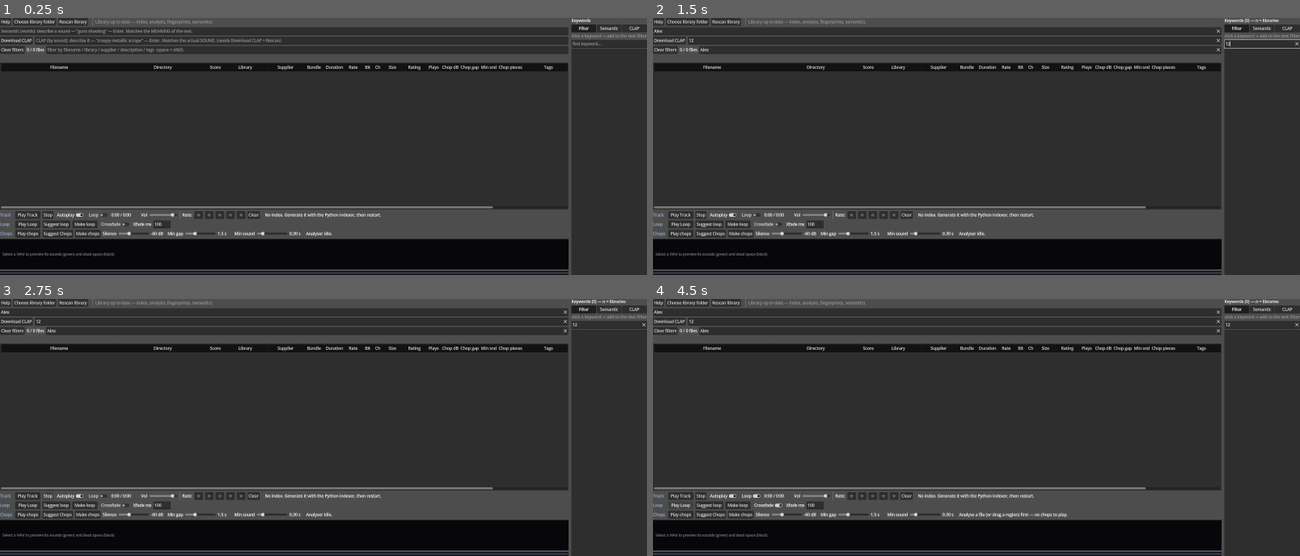
Above: before the commit, frames 1-4 (two rows, left to right).
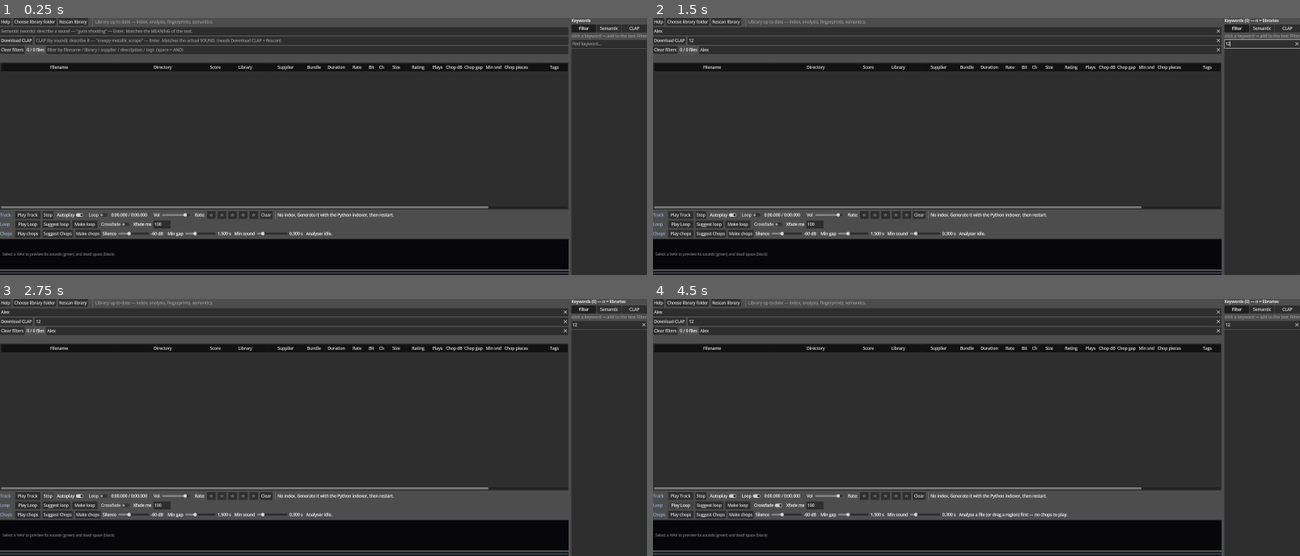
Above: after the commit, the same moments.

Repository: benedictcarter/sound_lib
Game: Godot game, scene res://main.tscn
Two runs of this game, one before a commit and one after it. Both use one fixed random seed, a clock stepped at 60 frames per second and the inputs below.
Inputs (mouse positions are in pixels of both pictures, inside the frame that each line leads up to):
- Up to frame 1 (0.25 s): no input
- Up to frame 2 (1.5 s): click (937, 30) at 0.52 s; type "Alex" at 0.6 s; click (957, 41) at 0.75 s; type "12" at 0.83 s; click (963, 48) at 0.98 s; type "Alex" at 1.07 s; click (1261, 43) at 1.27 s; type "12" at 1.35 s
- Up to frame 3 (2.75 s): click "Stop" at 2 s
- Up to frame 4 (4.5 s): click "Play Track" at 2.75 s; click "Play Track" at 3.5 s; click "Play Loop" at 4.25 s

The runs differ from the first frame. In frame 1, 0.8% of the frame differs, in the area x 18-87%, y 18-85%; in frame 2, 0.8%; in frame 3, 0.8%; in frame 4, 0.8%.

Commit message:
Show times to the millisecond across the GUI
_fmt_time renders m:ss.mmm — Duration column, transport position/length, region
status. Audio is edited in ms (loop points, chop boundaries, crossfades), so a
rounded second hides exactly the precision being worked in. Chop gap / Min snd
cells and slider labels go to 3-dp seconds to match.

The Duration filter slider keeps the compact m:ss via _fmt_time(v, false) — its
five ticks and two knob labels have no room for ms. Duration/Chop gap/Min snd
default widths grew to fit the longer text.

Co-Authored-By: Claude Opus 5 <noreply@anthropic.com>

Diff:
--- a/app/main.gd
+++ b/app/main.gd
@@ -133,7 +133,9 @@
 const KW_MIN_LEN := 2       # ignore 1-char tokens
 
 # Default column widths (indices match COL_*). Columns are resizable at runtime.
-const COL_DEFAULT_W := [460, 360, 56, 180, 140, 85, 65, 72, 42, 38, 78, 95, 58, 70, 72, 70, 80, 200, 96, 72, 64, 72]
+# Duration/Chop gap/Min snd are a touch wider than the text needs: they show
+# m:ss.mmm / 3-dp seconds (ms precision — see _fmt_time).
+const COL_DEFAULT_W := [460, 360, 56, 180, 140, 85, 92, 72, 42, 38, 78, 95, 58, 70, 78, 78, 80, 200, 96, 72, 64, 72]
 const COL_MIN_W := 28       # smallest a column can be dragged to
 const RESIZE_GRAB := 6      # px tolerance around a divider to start a resize
 
@@ -1506,8 +1508,8 @@
 	bar.add_child(_loop_chk)
 
 	_time_label = Label.new()
-	_time_label.custom_minimum_size = Vector2(110, 0)
-	_time_label.text = "0:00 / 0:00"
+	_time_label.custom_minimum_size = Vector2(160, 0)   # fits m:ss.mmm / m:ss.mmm
+	_time_label.text = "0:00.000 / 0:00.000"
 	bar.add_child(_time_label)
 
 	var vlab := Label.new()
@@ -2898,7 +2900,7 @@
 	_player.stop()
 	_playing_chops = false                     # stop ends the region/chops audition
 	_update_play_btn()
-	_time_label.text = "0:00 / 0:00"
+	_time_label.text = "0:00.000 / 0:00.000"
 
 
 # Left-click/drag on the visualiser scrubs the player to that fraction.
@@ -3798,8 +3800,8 @@
 	if typeof(c) == TYPE_DICTIONARY:
 		if c.has("silence_db"):
 			db_txt = "%d" % int(round(float(c["silence_db"])))
-			gap_txt = "%.1f" % float(c.get("min_gap_s", DEF_MIN_GAP_S))
-			snd_txt = "%.2f" % float(c.get("min_sound_s", DEF_MIN_SOUND_S))
+			gap_txt = "%.3f" % float(c.get("min_gap_s", DEF_MIN_GAP_S))
+			snd_txt = "%.3f" % float(c.get("min_sound_s", DEF_MIN_SOUND_S))
 		if c.has("chops"):
 			n_txt = str(int(c["chops"]))      # continuous files report 1 piece
 	it.set_text(COL_CHOP_DB, db_txt)
@@ -4157,7 +4159,7 @@
 		return
 	var t0 := float(segs[0][0]) * _an_frame_s
 	var t1 := float(segs[0][1]) * _an_frame_s
-	_an_status.text = "Region %s–%s (%.2f s). Chop to files / Play chops." % [
+	_an_status.text = "Region %s–%s (%.3f s). Chop to files / Play chops." % [
 		_fmt_time(t0), _fmt_time(t1), t1 - t0]
 
 
@@ -4702,7 +4704,7 @@
 	_inherit_tags_to(recs, ptags)               # the loop inherits the parent's tags
 	_merge_new_records(recs)
 	var tag_note := "  (tags inherited)" if ptags.strip_edges() != "" else ""
-	_an_status.text = "Seamless loop added (%.2fs, %.0f ms xfade) — original kept.%s" % [
+	_an_status.text = "Seamless loop added (%.3f s, %.0f ms xfade) — original kept.%s" % [
 		float(d.get("out_duration", 0.0)), float(d.get("xfade_ms", 0.0)), tag_note]
 	_analyse_paths(_paths_of(recs))             # auto-fill dB + chop columns for the loop
 
@@ -4743,8 +4745,8 @@
 
 func _update_param_labels() -> void:
 	if _sil_lbl: _sil_lbl.text = "%d dB" % int(_sil_slider.value)
-	if _gap_lbl: _gap_lbl.text = "%.1f s" % _gap_slider.value
-	if _snd_lbl: _snd_lbl.text = "%.2f s" % _snd_slider.value
+	if _gap_lbl: _gap_lbl.text = "%.3f s" % _gap_slider.value
+	if _snd_lbl: _snd_lbl.text = "%.3f s" % _snd_slider.value
 
 
 # --- run the Python envelope extractor for the selected file (off-thread) ---
@@ -4883,7 +4885,7 @@
 		var raw := _gd_find_segments(_an_levels, _sil_slider.value,
 			_gap_slider.value, 0.0, _an_frame_s)
 		if raw.size() > 0:
-			_an_status.text = "%s  →  0 pieces  (%d below Min sound %.2fs — lower Min sound)" % [
+			_an_status.text = "%s  →  0 pieces  (%d below Min sound %.3f s — lower Min sound)" % [
 				name, raw.size(), _snd_slider.value]
 			return
 	_an_status.text = "%s  →  %d piece%s  (%d gaps)" % [
@@ -4976,9 +4978,17 @@
 	return _fmt_time(float(d))
 
 
-func _fmt_time(secs: float) -> String:
-	var s := int(round(secs))
-	return "%d:%02d" % [s / 60, s % 60]
+# m:ss.mmm — audio work is edited in MILLISECONDS (loop points, chop boundaries,
+# crossfades), so every time readout carries them. `ms=false` gives the compact
+# m:ss for cramped controls (the filter slider's ticks/knobs).
+func _fmt_time(secs: float, ms: bool = true) -> String:
+	var neg := secs < 0.0
+	var total_ms := int(round(absf(secs) * 1000.0))
+	if not ms:
+		var s := int(round(absf(secs)))
+		return "%s%d:%02d" % ["-" if neg else "", s / 60, s % 60]
+	return "%s%d:%02d.%03d" % ["-" if neg else "",
+		total_ms / 60000, (total_ms / 1000) % 60, total_ms % 1000]
 
 
 func _fmt_rate(r: Variant) -> String:
@@ -5000,10 +5010,10 @@
 # Format a numeric value in a column's own units (for the range slider + button).
 func _fmt_col_value(v: float, col: int) -> String:
 	match col:
-		COL_DURATION: return _fmt_time(v)                 # mm:ss
-		COL_SIZE: return _fmt_size(v)                     # bytes -> MB/KB
+		COL_DURATION: return _fmt_time(v, false)          # m:ss — the slider ticks are
+		COL_SIZE: return _fmt_size(v)                     # too cramped for ms
 		COL_RATE: return _fmt_rate(v)                     # Hz -> kHz
-		COL_CHOP_GAP, COL_CHOP_SND: return "%.2fs" % v
+		COL_CHOP_GAP, COL_CHOP_SND: return "%.3fs" % v
 		COL_LOUDNESS, COL_GAIN_DB, COL_FINAL_DB, COL_CHOP_DB: return "%.1f dB" % v
 		COL_SCORE: return "%.2f" % v
 		COL_LEVEL: return "%.1f" % v
Not shown, changed: CLAUDE.md
